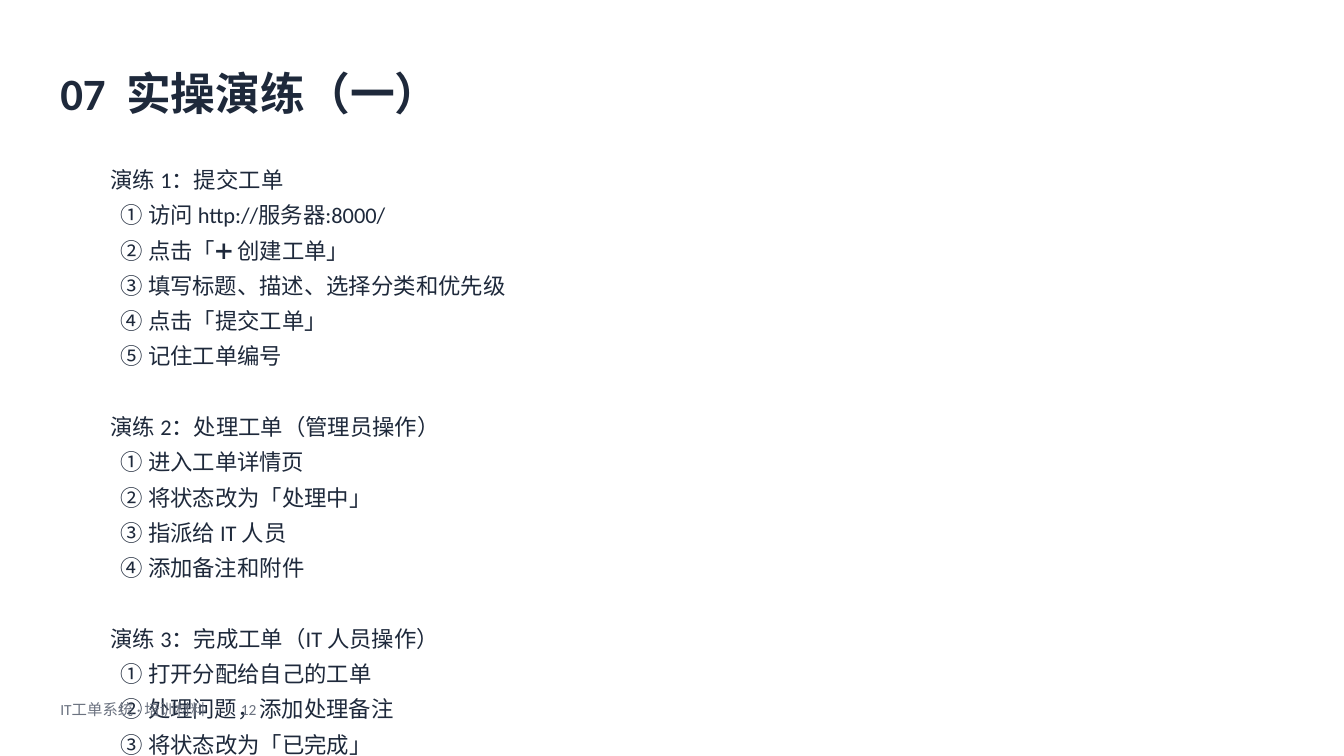
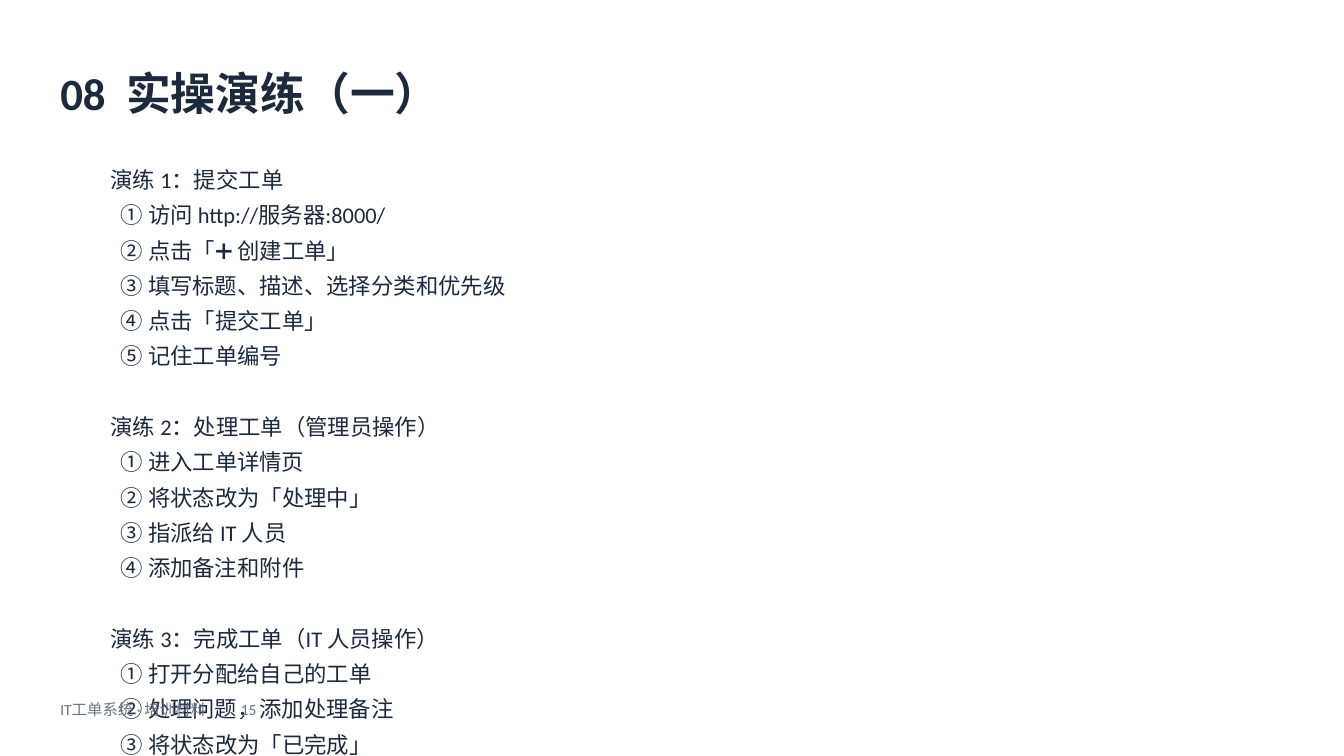
Before and after one commit to vspoptang/it-ticketing, a slide deck: slide 15 of docs/IT工单系统-培训材料.pptx (slide 12 before the commit). Drawn at 1344x756 pixels with LibreOffice and Linux fonts; fonts in the diff are those of the drawing. Boxes give left, top, right and bottom in pixels: in the first picture for what was removed or moved away, otherwise in the second. Text is boxed around its words. In the diff, an @@ line names an element or a change of style, - is before the commit and + after.

```diff
--- a/docs/IT工单系统-培训材料.pptx
+++ b/docs/IT工单系统-培训材料.pptx
@@ text at <box>60,71,440,115</box>: text changed @@
-07 实操演练（一）
+08 实操演练（一）
```
Also in this commit, not shown: 12 other slides changed, 3 slides added, 2 other files.
